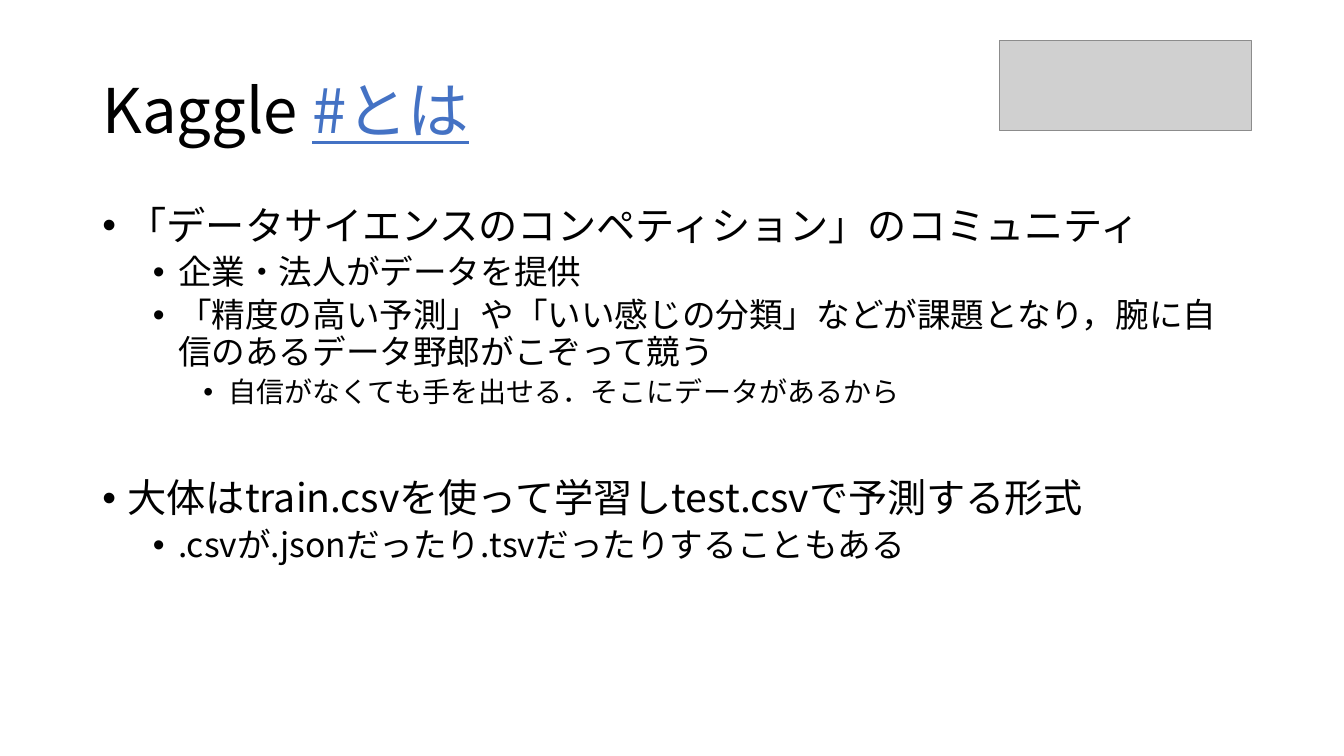
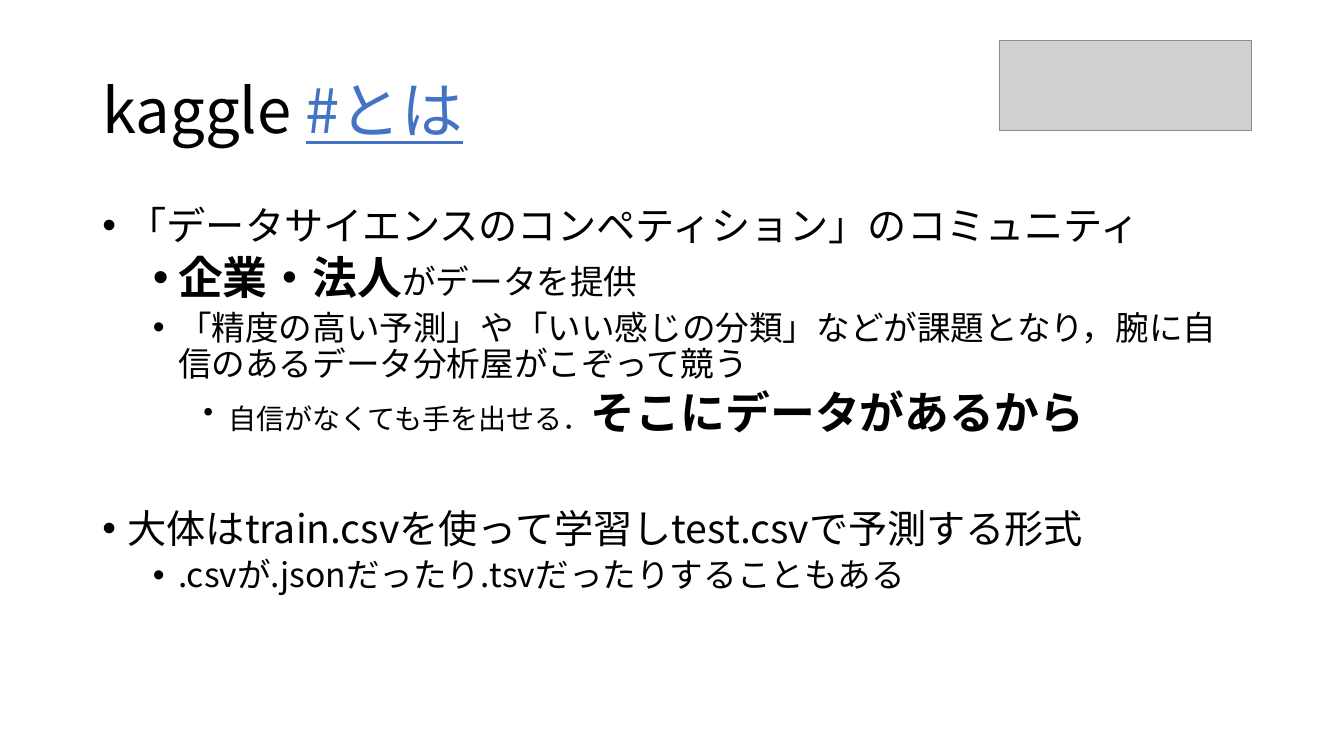
Before and after one commit to 8-u8/Kaggle, a slide deck: slide 5 of Santander/output/caretパッケージを使ったXGBoostのformula型.pptx (slide 6 before the commit). Drawn at 1344x756 pixels with LibreOffice and Linux fonts; fonts in the diff are those of the drawing; grey boxes stand for pictures. Boxes give left, top, right and bottom in pixels: in the first picture for what was removed or moved away, otherwise in the second. Text is boxed around its words. In the diff, an @@ line names an element or a change of style, - is before the commit and + after.

```diff
--- a/Santander/output/caretパッケージを使ったXGBoostのformula型.pptx
+++ b/Santander/output/caretパッケージを使ったXGBoostのformula型.pptx
@@ title at bbox=[102, 84, 463, 149]: text changed @@
-Kaggle #とは
+kaggle #とは
@@ text at bbox=[178, 255, 1084, 433]: size 24 to 32 pt in "企業・法人がデータを提供"; bold on in "企業・法人がデータを提供", "自信がなくても手を出せる．そこにデータがあるから"; size 20 to 32 pt in "自信がなくても手を出せる．そこにデータがあるから" @@
@@ text at bbox=[178, 311, 1216, 379]: text changed @@
-  • 「精度の高い予測」や「いい感じの分類」などが課題となり，腕に自信のあるデータ野郎がこぞって競う
+  • 「精度の高い予測」や「いい感じの分類」などが課題となり，腕に自信のあるデータ分析屋がこぞって競う
```
Also in this commit, not shown: 22 other slides changed, 1 other file.
